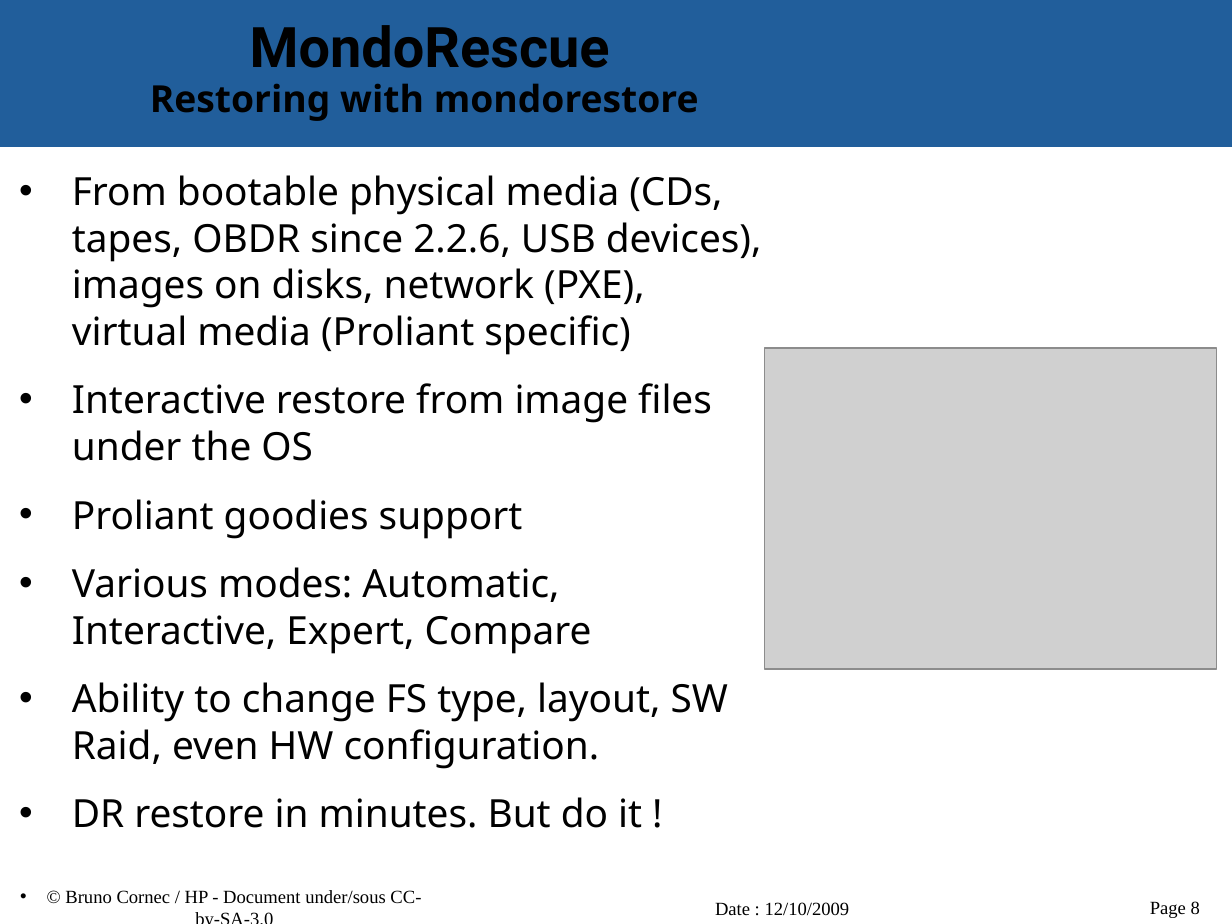
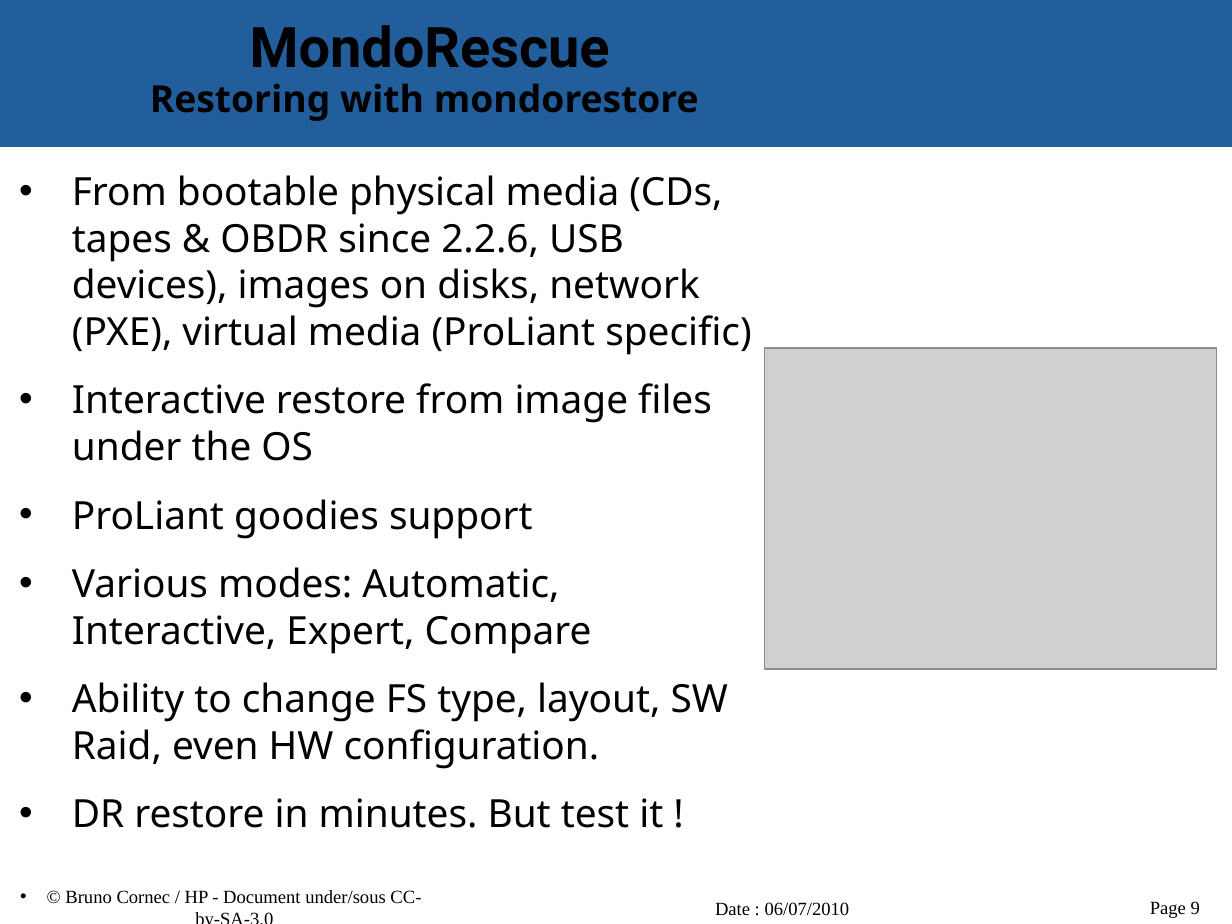
Before and after one commit to vir/mondo-rescue, a slide deck: slide 9 of mondo-doc/mondo-presentation.odp (slide 8 before the commit). Drawn at 1232x924 pixels with LibreOffice and Linux fonts; fonts in the diff are those of the drawing; grey boxes stand for pictures; background and template pictures are left out. Boxes give left, top, right and bottom in pixels: in the first picture for what was removed or moved away, otherwise in the second. Text is boxed around its words. In the diff, an @@ line names an element or a change of style, - is before the commit and + after.

```diff
--- a/mondo-doc/mondo-presentation.odp
+++ b/mondo-doc/mondo-presentation.odp
@@ text at box(72, 175, 751, 355): text changed @@
-• From bootable physical media (CDs, tapes, OBDR since 2.2.6, USB devices), images on disks, network (PXE), virtual media (Proliant specific)
+• From bootable physical media (CDs, tapes & OBDR since 2.2.6, USB devices), images on disks, network (PXE), virtual media (ProLiant specific)
@@ text at box(72, 499, 533, 539): text changed @@
-• Proliant goodies support
+• ProLiant goodies support
@@ text at box(72, 798, 663, 828): text changed @@
-• DR restore in minutes. But do it !
+• DR restore in minutes. But test it !
@@ text at box(715, 902, 850, 916): text changed @@
-Date : 12/10/2009
+Date : 06/07/2010
@@ page number at box(1150, 901, 1200, 918): text changed @@
-Page 8
+Page 9
```
Also in this commit, not shown: 21 other slides changed, 2 slides added.
